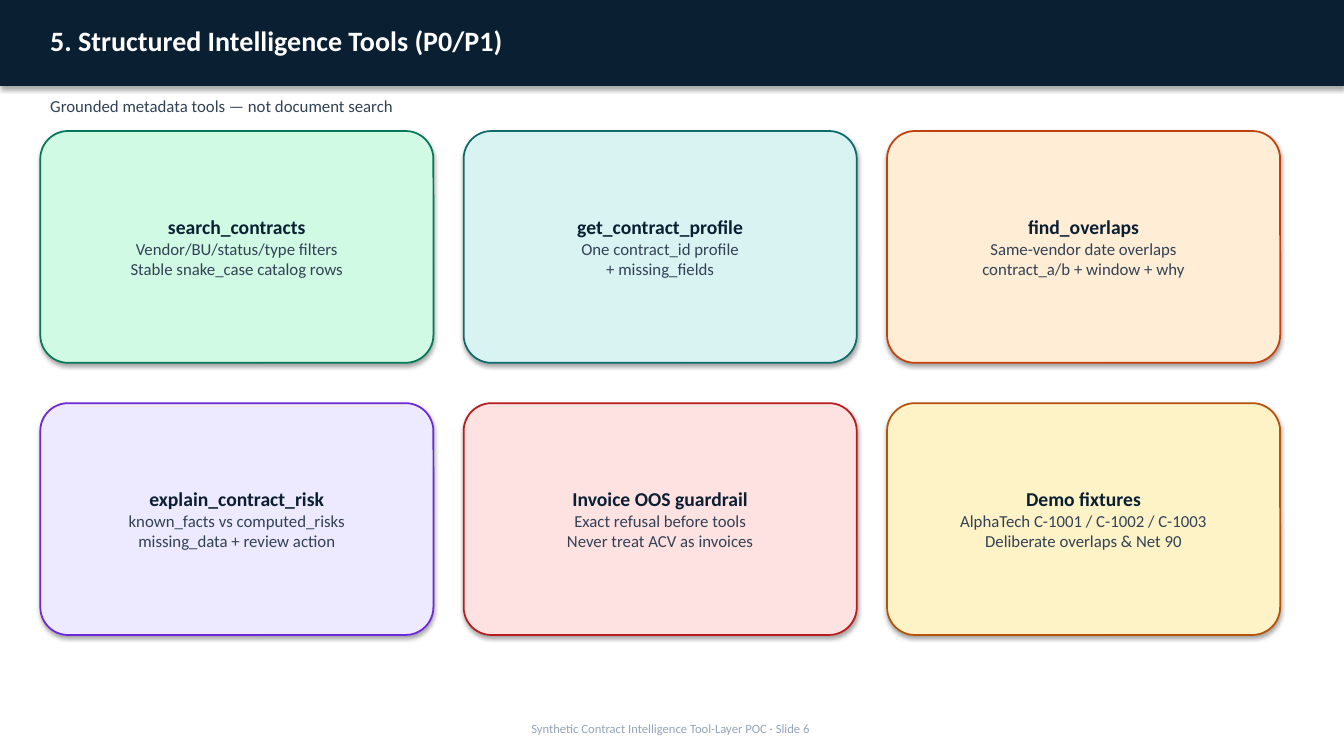
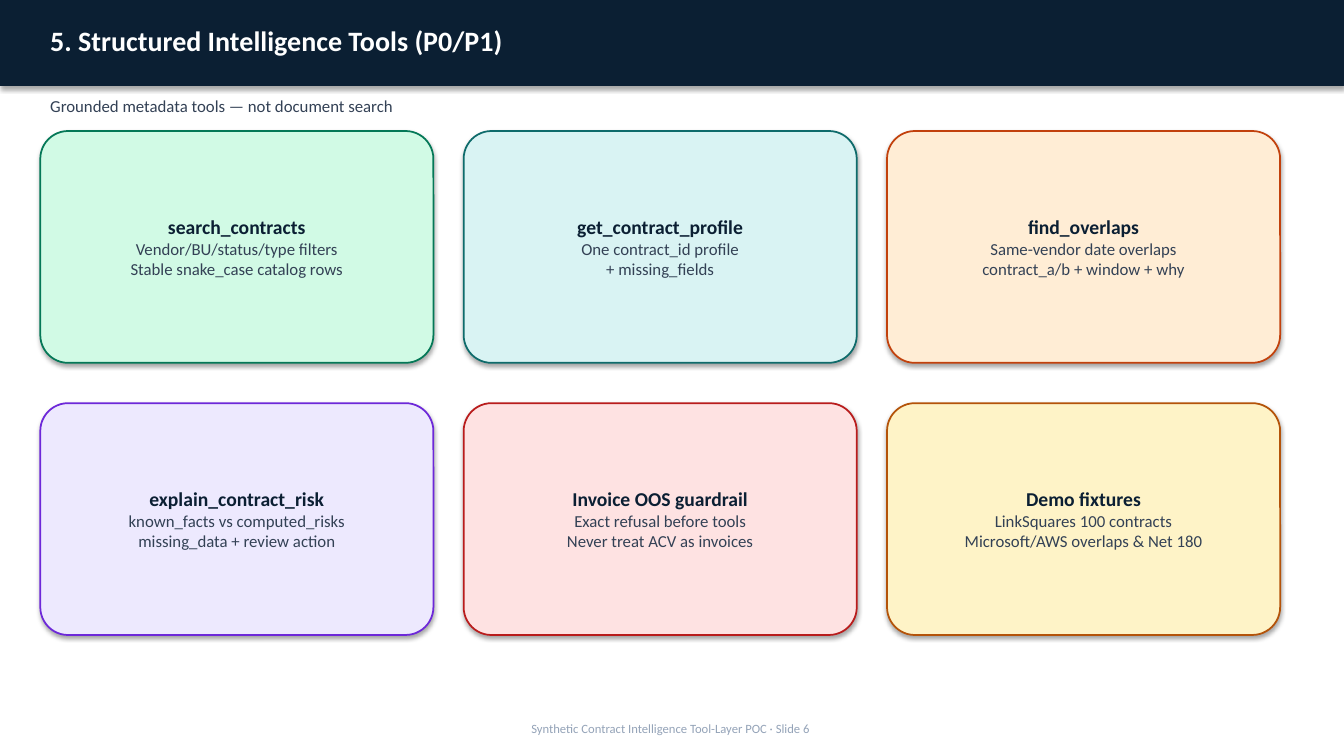
Before and after one commit to booshank/VALAgent, a slide deck: slide 6 of docs/VAL_CoPilot_Architecture_and_Process_Flow.pptx. Drawn at 1344x756 pixels with LibreOffice and Linux fonts; fonts in the diff are those of the drawing. Boxes give left, top, right and bottom in pixels: in the first picture for what was removed or moved away, otherwise in the second. Text is boxed around its words. In the diff, an @@ line names an element or a change of style, - is before the commit and + after.

```diff
--- a/docs/VAL_CoPilot_Architecture_and_Process_Flow.pptx
+++ b/docs/VAL_CoPilot_Architecture_and_Process_Flow.pptx
@@ text in rounded rectangle at [965, 515, 1203, 550]: text changed @@
-AlphaTech C-1001 / C-1002 / C-1003
-Deliberate overlaps & Net 90
+LinkSquares 100 contracts
+Microsoft/AWS overlaps & Net 180
```
Also in this commit, not shown: 3 other slides changed, 19 other files.
